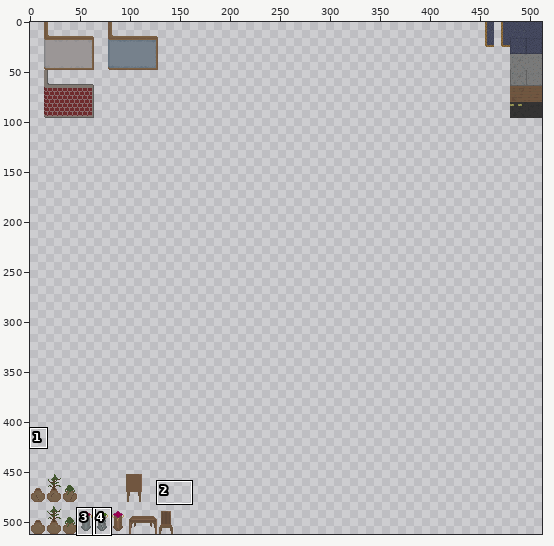
One commit to this sprite sheet: atlas/environment.png. The picture above shows the old version from afar; the outline marks the close-up.
Close-up. Earlier state:
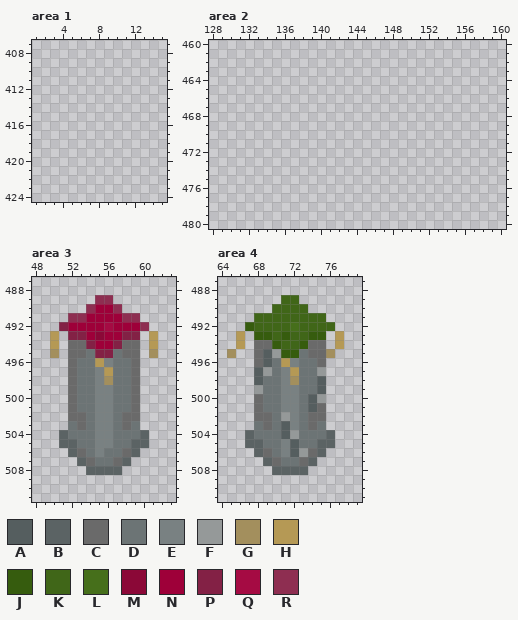
The file is 512x512 pixels. Pixels under 10% opacity are left out. Colours within 5 levels of each other are drawn and written as one. Shown: area 1: x 1..15, y 407..424; area 2: x 128..160, y 460..480; area 3: x 48..63, y 487..511; area 4: x 64..79, y 487..511. The commit also changed other parts of the picture, which this record leaves out.
Palette (. is transparent): A #555e5f  B #5b6364  C #6a6a6a  D #6c7475  E #798182  F #959999  G #a38f5d  H #b59955  J #365c0e  K #406618  L #466f1b  M #8b0837  N #9e0039  P #832145  Q #a50b43  R #8e2e51
Pixels before, area 3, first column x 50:
489 .....RR.....
490 ....RNNR....
491 ..RRNNNNRR..
492 .PNNNNQNNNR.
493 H.PPNMNNPP.H
494 H.CCPNNPCC.H
495 G.CCDPPDCC.G
496 ..CDDHEDDC..
497 ..CDDEHDDC..
498 ..CDDEGDDC..
499 ..CDDEEDDC..
500 ..CDDEEDDC..
501 ..CDDEEDDC..
502 ..CCDEEDCC..
503 ..DCDEEDCD..
504 .BDDDEEDDDB.
505 .BBDDEEDDBB.
506 ..BCDEDDCB..
507 ...BCDDCB...
508 ....BBBB....
Pixels before, area 4, first column x 65:
489 ......KK.....
490 .....KKKK....
491 ...KKKKKKKK..
492 ..JKKKKLKKKK.
493 .H.JJKJKKJJ.H
494 .H.CCJKKJCC.H
495 G..CAFJJDCCG.
496 ...CADHEDDC..
497 ...AFDEHDDF..
498 ...ADDEGDDA..
499 ...FDDEEDDA..
500 ...CDDEEDAF..
501 ...CDDEEDAC..
502 ...CCDFEDCC..
503 ...DCDAEDCD..
504 ..BDDDAFDDDB.
505 ..BBDDEADDBB.
506 ...BCDEAFCB..
507 ....BCDDCB...
508 .....BBBB....
The same view after the edit:
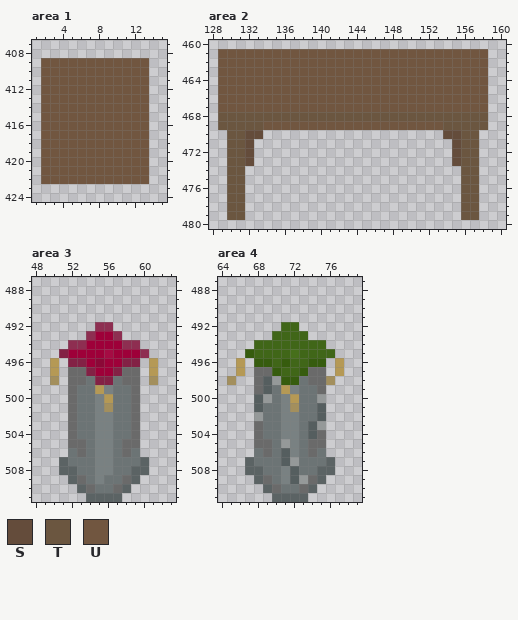
Colours new in this view: S #644c3b  T #6b5640  U #715640
Diff:
Changed rows in their new state; - is an unchanged pixel.
Area 1:
first column x 2:
409 UUUUUUUUUUUU
410 UUUUUUUUUUUU
411 UUUUUUUUUUUU
412 UUUUUUUUUUUU
413 UUUUUUUUUUUU
414 UUUUUUUUUUUU
415 UUUUUUUUUUUU
416 UUUUUUUUUUUU
417 UUUUUUUUUUUU
418 UUUUUUUUUUUU
419 UUUUUUUUUUUU
420 UUUUUUUUUUUU
421 UUUUUUUUUUUU
422 UUUUUUUUUUUU
Area 2:
first column x 129:
461 UUUUUUUUUUUUUUUUUUUUUUUUUUUUUU
462 UUUUUUUUUUUUUUUUUUUUUUUUUUUUUU
463 UUUUUUUUUUUUUUUUUUUUUUUUUUUUUU
464 UUUUUUUUUUUUUUUUUUUUUUUUUUUUUU
465 UUUUUUUUUUUUUUUUUUUUUUUUUUUUUU
466 UUUUUUUUUUUUUUUUUUUUUUUUUUUUUU
467 UUUUUUUUUUUUUUUUUUUUUUUUUUUUUU
468 TTTTTTTTTTTTTTTTTTTTTTTTTTTTTT
469 TTTTTUUUUUUUUUUUUUUUUUUUUTTTTT
470 -TTSS--------------------SSTT-
471 -TTS----------------------STT-
472 -TTS----------------------STT-
473 -TTS----------------------STT-
474 -TT------------------------TT-
475 -TT------------------------TT-
476 -TT------------------------TT-
477 -TT------------------------TT-
478 -TT------------------------TT-
479 -TT------------------------TT-
Area 3:
first column x 50:
489 -----..-----
490 ----....----
491 --........--
492 -....RR....-
493 .-..RN-R..-.
494 .-RRN--NRR-.
495 .PNNNNQNNNR.
496 H-PPNMNNPP-H
497 H--CPNNPC--H
498 G--C-PP-C--G
499 -----H------
500 ------H-----
501 ------G-----
502 ---D----D---
503 --CD----DC--
504 -.C------C.-
505 -.CC----CC.-
506 --D---E--D--
507 -BDDDEEDDDB-
508 -BBDDEEDDBB-
509 --BCDEDDCB--
510 ---BCDDCB---
511 ----BBBB----
Area 4:
first column x 65:
489 ------..-----
490 -----....----
491 ---........--
492 --....-K....-
493 -.-..-K--..-.
494 -.-KKK--KKK-.
495 .-JKKKKLKKKK-
496 -H-JJKJKKJJ-H
497 -H-CCJKKJCC-H
498 G--CAFJJ-CCG-
499 ---CA-H---C--
500 ---AF--H-D---
501 ---A---G-DA--
502 ---FD-E--DA--
503 ---CD-E--AF--
504 --.C--EE-AC.-
505 --.CC-FE-CC.-
506 ---D--AED-D--
507 --BDDDAFDDDB-
508 --BBDDEADDBB-
509 ---BCDEAFCB--
510 ----BCDDCB---
511 -----BBBB----
